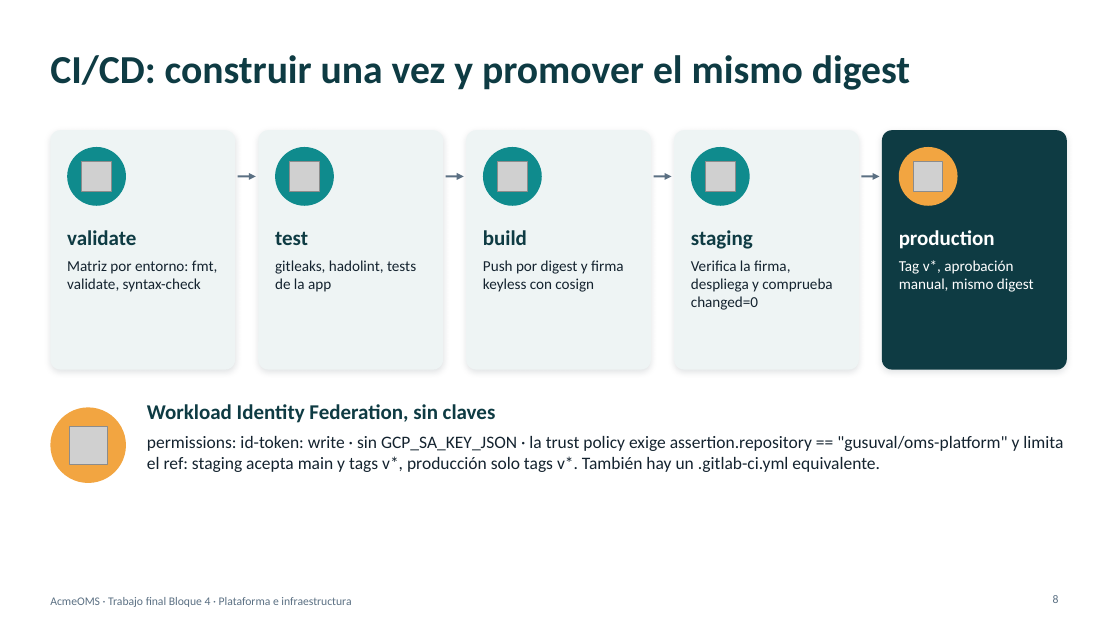
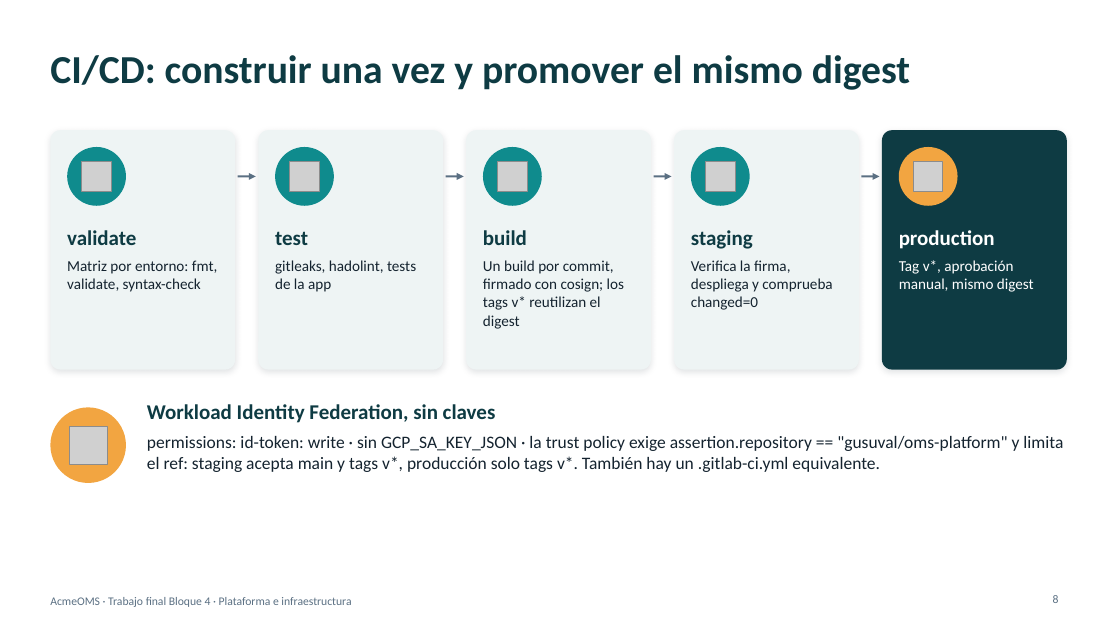
Before and after one commit to gusuval/oms-platform, a slide deck: slide 8 of doc/AcmeOMS-plataforma-e-infraestructura.pptx. Drawn at 1120x630 pixels with LibreOffice and Linux fonts; fonts in the diff are those of the drawing; grey boxes stand for pictures. Boxes give left, top, right and bottom in pixels: in the first picture for what was removed or moved away, otherwise in the second. Text is boxed around its words. In the diff, an @@ line names an element or a change of style, - is before the commit and + after.

```diff
--- a/doc/AcmeOMS-plataforma-e-infraestructura.pptx
+++ b/doc/AcmeOMS-plataforma-e-infraestructura.pptx
@@ text at <box>483,260,624,329</box>: text changed @@
-Push por digest y firma keyless con cosign
+Un build por commit, firmado con cosign; los tags v* reutilizan el digest
```
Also in this commit, not shown: 4 other slides changed, 1 slide added.
